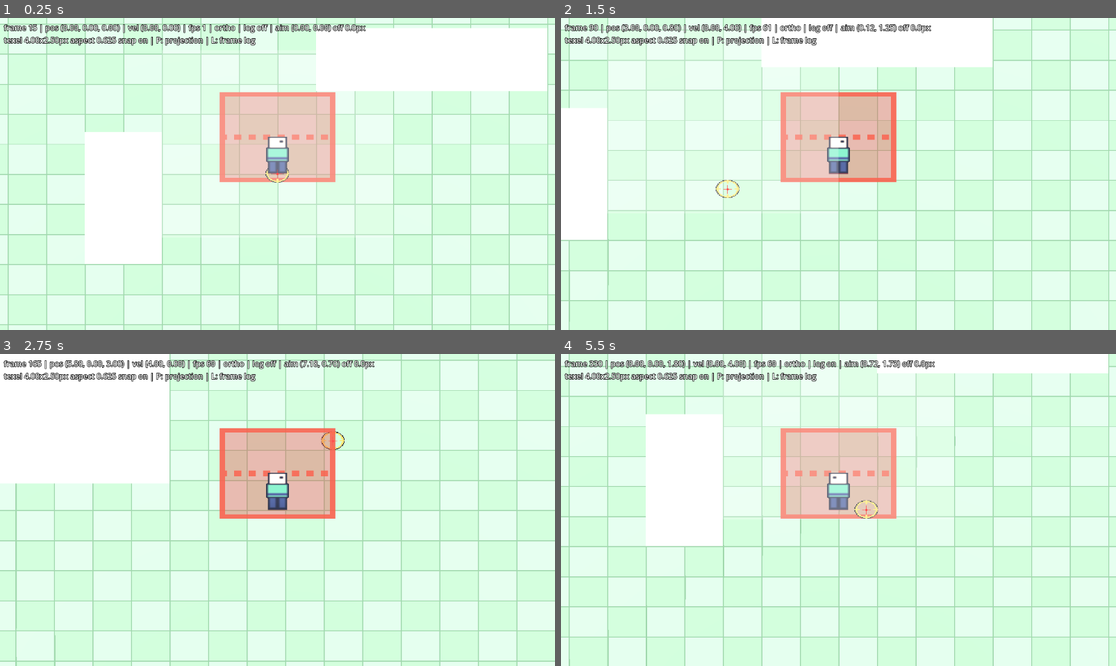
Above: before the commit, frames 1-4 (two rows, left to right).
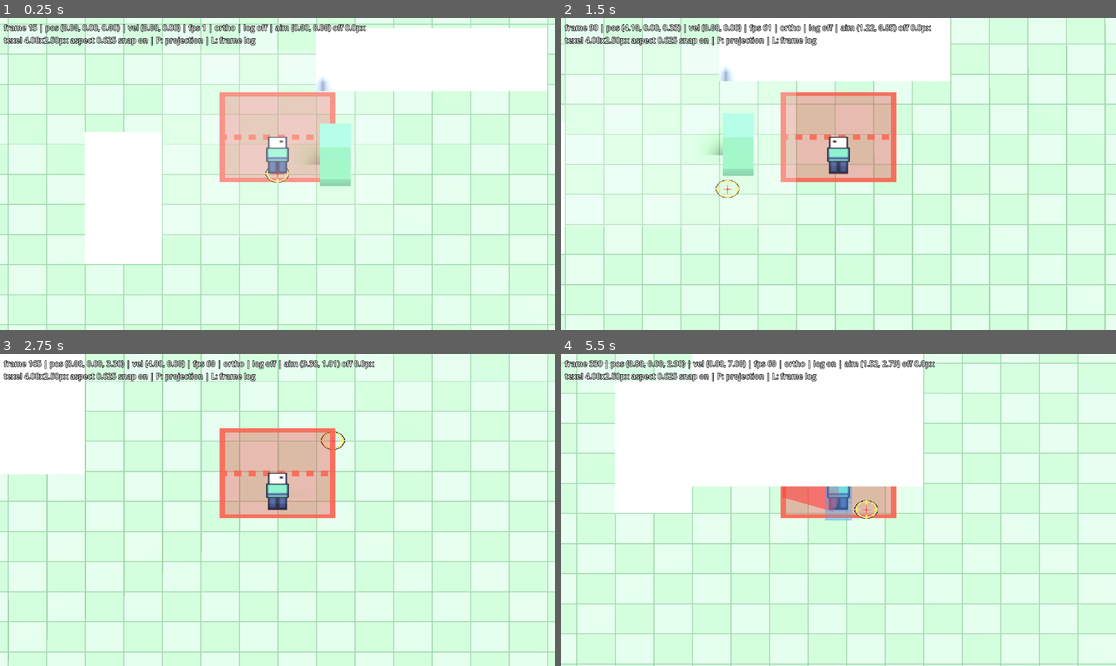
Above: after the commit, the same moments.

Repository: Duzng510/hd2d-adventure
Game: Godot game, scene res://scenes/phase_a/phase_a_playground.tscn
Two runs of this game, one before a commit and one after it. Both use one fixed random seed, a clock stepped at 60 frames per second and the inputs below.
Inputs (mouse positions are in pixels of both pictures, inside the frame that each line leads up to):
- Up to frame 1 (0.25 s): no input
- Up to frame 2 (1.5 s): tap Enter at 0.5 s; move the mouse to (960, 158) at 0.52 s; hold D (move_right) 0.53-1.28 s; tap Space (dodge) at 0.6 s; click (960, 158) at 0.8 s; move the mouse to (727, 189) at 1.27 s; hold S (move_down) from 1.28 s (still down); click (727, 189) at 1.35 s
- Up to frame 3 (2.75 s): tap Space (dodge) at 1.55, 2.1 s; move the mouse to (333, 441) at 2.02 s; release S (move_down) at 2.03 s; hold D (move_right) from 2.03 s (still down); click (333, 441) at 2.3 s
- Up to frame 4 (5.5 s): move the mouse to (810, 572) at 2.77 s; release D (move_right) at 2.78 s; hold W (move_up) 2.78-3.53 s; click (810, 572) at 2.85 s; tap Space (dodge) at 3.05, 3.6, 4.55, 5.1 s; move the mouse to (1005, 556) at 3.52 s; hold A (move_left) 3.53-5.03 s; click (1005, 556) at 3.8 s; tap F1 (debug_toggle_hitboxes) at 4.15 s; move the mouse to (672, 463) at 4.27 s; click (672, 463) at 4.35 s; tap L (debug_toggle_log) at 4.9 s; move the mouse to (866, 510) at 5.02 s; hold S (move_down) from 5.03 s (still down); click (866, 510) at 5.3 s

The runs differ from the first frame. In frame 1, 1.2% of the frame differs, in the area x 55-64%, y 18-54%; in frame 2, 17%; in frame 3, 16%; in frame 4, 26%, in the area x 0-100%, y 0-100%.

Commit message:
T-010 Wire player combat with mouse-snapshot hitbox and hitstop
- PlayerCombat drives the kernel states: buffered light attack, 3-hit
  combo in recovery, dodge from recovery with movement override, and
  hitstop handled by a central CombatDirector (max-overlap policy).
- Attack direction uses the user-approved mouse snapshot (D-010);
  damage resolves via a space query using the real hitbox shape and
  transform, gated to active ticks and HitRegistry.
- Scene adds player hurtbox/attack hitbox Area3D on layers 3/5, a
  placeholder TrainingDummy on layer 6, and an F1 overlay built from
  the actual CollisionShape3D boxes.
- Combat log CSV (user://) with sim frames, attack ids and target ids;
  evidence: 1 hit + 1 damage per swing inside the active window,
  hitstop shifts active_end by 3 ticks.
- Validation: L1 9 scripts exit 0; L2 playground exit 0; L3 kernel 97
  checks exit 0 and negative exit 1; real-renderer capture exit 0 with
  5 reviewed PNGs + CSV.

Diff:
--- /dev/null
+++ b/docs/phase-b/evidence/t010/combat_log.csv
@@ -0,0 +1,7 @@
+frame,entity,event,attack_id,target_id,value
+22,player,input_light,0,0,0
+22,player,action_start,1,0,0
+26,player,active_start,1,0,0
+27,player,hit,1,1,0
+27,player,damage,1,1,10
+32,player,active_end,1,0,0
--- a/scenes/phase_a/phase_a_playground.tscn
+++ b/scenes/phase_a/phase_a_playground.tscn
@@ -6,6 +6,11 @@
 [ext_resource type="Script" path="res://scripts/phase_a/debug_hud.gd" id="4_hud"]
 [ext_resource type="Script" path="res://scripts/phase_a/aim_marker.gd" id="5_aim"]
 [ext_resource type="Script" path="res://scripts/phase_a/occlusion_fader.gd" id="6_fade"]
+[ext_resource type="Script" path="res://scripts/combat/combat_director.gd" id="7_director"]
+[ext_resource type="Script" path="res://scripts/combat/player_combat.gd" id="8_pcombat"]
+[ext_resource type="Script" path="res://scripts/combat/training_dummy.gd" id="9_dummy"]
+[ext_resource type="Script" path="res://scripts/combat/debug_hitboxes.gd" id="10_debughit"]
+[ext_resource type="Resource" path="res://scripts/combat/combat_tuning.tres" id="11_tuning"]
 
 [sub_resource type="ProceduralSkyMaterial" id="SkyMat"]
 sky_top_color = Color(0.35, 0.45, 0.6, 1)
@@ -54,6 +59,21 @@
 radius = 0.35
 height = 1.6
 
+[sub_resource type="BoxShape3D" id="HitboxShape"]
+size = Vector3(1.4, 0.8, 0.8)
+
+[sub_resource type="BoxShape3D" id="HurtboxShape"]
+size = Vector3(0.7, 1.6, 0.7)
+
+[sub_resource type="BoxShape3D" id="DummyShape"]
+size = Vector3(0.8, 1.6, 0.8)
+
+[sub_resource type="BoxMesh" id="DummyMesh"]
+size = Vector3(0.8, 1.6, 0.8)
+
+[sub_resource type="BoxMesh" id="SwingMesh"]
+size = Vector3(1.4, 0.08, 0.7)
+
 [node name="PhaseAPlayground" type="Node3D"]
 script = ExtResource("1_play")
 
@@ -108,6 +128,9 @@
 
 [node name="CollisionShape3D" type="CollisionShape3D" parent="Roof"]
 shape = SubResource("RoofShape")
+
+[node name="CombatDirector" type="Node3D" parent="."]
+script = ExtResource("7_director")
 
 [node name="Player" type="CharacterBody3D" parent="."]
 collision_layer = 2
@@ -130,6 +153,48 @@
 transform = Transform3D(1, 0, 0, 0, 0, 1, 0, -1, 0, 0, 0.03, -1.2)
 mesh = SubResource("TelegraphMesh")
 
+[node name="Hurtbox" type="Area3D" parent="Player" groups=["player_hurtbox"]]
+collision_layer = 16
+collision_mask = 0
+monitoring = false
+
+[node name="CollisionShape3D" type="CollisionShape3D" parent="Player/Hurtbox"]
+transform = Transform3D(1, 0, 0, 0, 1, 0, 0, 0, 1, 0, 0.8, 0)
+shape = SubResource("HurtboxShape")
+
+[node name="AttackHitbox" type="Area3D" parent="Player" groups=["player_attack"]]
+collision_layer = 4
+collision_mask = 32
+monitoring = false
+monitorable = false
+
+[node name="CollisionShape3D" type="CollisionShape3D" parent="Player/AttackHitbox"]
+transform = Transform3D(1, 0, 0, 0, 1, 0, 0, 0, 1, 0.7, 0.8, 0)
+shape = SubResource("HitboxShape")
+
+[node name="SwingArc" type="MeshInstance3D" parent="Player/AttackHitbox"]
+transform = Transform3D(1, 0, 0, 0, 1, 0, 0, 0, 1, 0.7, 0.9, 0)
+visible = false
+mesh = SubResource("SwingMesh")
+
+[node name="PlayerCombat" type="Node" parent="Player"]
+script = ExtResource("8_pcombat")
+tuning = ExtResource("11_tuning")
+
+[node name="TrainingDummy" type="Area3D" parent="." groups=["enemy_hurtbox"]]
+transform = Transform3D(1, 0, 0, 0, 1, 0, 0, 0, 1, 1.5, 0, 0)
+collision_layer = 32
+collision_mask = 0
+script = ExtResource("9_dummy")
+
+[node name="CollisionShape3D" type="CollisionShape3D" parent="TrainingDummy"]
+transform = Transform3D(1, 0, 0, 0, 1, 0, 0, 0, 1, 0, 0.8, 0)
+shape = SubResource("DummyShape")
+
+[node name="MeshInstance3D" type="MeshInstance3D" parent="TrainingDummy"]
+transform = Transform3D(1, 0, 0, 0, 1, 0, 0, 0, 1, 0, 0.8, 0)
+mesh = SubResource("DummyMesh")
+
 [node name="CameraRig" type="Camera3D" parent="."]
 script = ExtResource("3_cam")
 
@@ -141,3 +206,6 @@
 
 [node name="DebugHUD" type="CanvasLayer" parent="."]
 script = ExtResource("4_hud")
+
+[node name="DebugHitboxes" type="Node3D" parent="."]
+script = ExtResource("10_debughit")
--- /dev/null
+++ b/scenes/phase_b/capture_t010.tscn
@@ -0,0 +1,11 @@
+[gd_scene load_steps=3 format=3]
+
+[ext_resource type="PackedScene" path="res://scenes/phase_a/phase_a_playground.tscn" id="1_pg"]
+[ext_resource type="Script" path="res://scripts/phase_b/t010_capture_driver.gd" id="2_drv"]
+
+[node name="CaptureT010" type="Node"]
+
+[node name="PhaseAPlayground" parent="." instance=ExtResource("1_pg")]
+
+[node name="T010CaptureDriver" type="Node" parent="."]
+script = ExtResource("2_drv")
--- /dev/null
+++ b/scripts/combat/combat_director.gd
@@ -0,0 +1,34 @@
+class_name CombatDirector
+extends Node3D
+
+## Central sim clock, hitstop ownership and combat log for the encounter.
+
+@export var log_path: String = "user://combat_log.csv"
+
+var sim_frame: int = 0
+var frozen_tick: bool = false
+var hitstop := HitstopController.new()
+var log := CombatLog.new()
+
+
+func _ready() -> void:
+	process_priority = -20
+	log.open(log_path)
+
+
+func _physics_process(_delta: float) -> void:
+	sim_frame += 1
+	frozen_tick = hitstop.tick()
+
+
+func request_hitstop(frames: int) -> void:
+	hitstop.request(frames)
+
+
+func log_event(entity: StringName, event_name: StringName, attack_id: int = 0, target_id: int = 0, value: int = 0) -> void:
+	log.event(sim_frame, entity, event_name, attack_id, target_id, value)
+
+
+func reset() -> void:
+	hitstop.reset()
+	frozen_tick = false
--- /dev/null
+++ b/scripts/combat/combat_log.gd
@@ -0,0 +1,30 @@
+class_name CombatLog
+extends RefCounted
+
+var path: String = ""
+
+var _file: FileAccess
+
+
+func open(log_path: String) -> void:
+	path = log_path
+	_file = FileAccess.open(path, FileAccess.WRITE)
+	if _file == null:
+		push_warning("CombatLog: cannot open %s" % path)
+		return
+	_file.store_line("frame,entity,event,attack_id,target_id,value")
+
+
+func event(sim_frame: int, entity: StringName, event_name: StringName, attack_id: int = 0, target_id: int = 0, value: int = 0) -> void:
+	if _file == null:
+		return
+	var line := "%d,%s,%s,%d,%d,%d" % [sim_frame, entity, event_name, attack_id, target_id, value]
+	_file.store_line(line)
+	_file.flush()
+	print(line)
+
+
+func close() -> void:
+	if _file != null:
+		_file.close()
+		_file = null
--- /dev/null
+++ b/scripts/combat/debug_hitboxes.gd
@@ -0,0 +1,65 @@
+class_name DebugHitboxes
+extends Node3D
+
+## F1 overlay built from the actual Area3D CollisionShape3D boxes, never approximations.
+
+const ATTACK_GROUPS: Array[StringName] = [&"player_attack", &"enemy_attack"]
+const HURTBOX_GROUPS: Array[StringName] = [&"player_hurtbox", &"enemy_hurtbox"]
+const ATTACK_COLOR := Color(1.0, 0.2, 0.2, 0.35)
+const HURTBOX_COLOR := Color(0.2, 0.5, 1.0, 0.3)
+
+var _overlays: Array[MeshInstance3D] = []
+
+
+func _ready() -> void:
+	for group in ATTACK_GROUPS:
+		_build_group(group, ATTACK_COLOR)
+	for group in HURTBOX_GROUPS:
+		_build_group(group, HURTBOX_COLOR)
+	set_overlays_visible(false)
+
+
+func set_overlays_visible(value: bool) -> void:
+	for overlay in _overlays:
+		overlay.visible = value
+
+
+func is_overlay_visible() -> bool:
+	return _overlays.size() > 0 and _overlays[0].visible
+
+
+func _unhandled_input(event: InputEvent) -> void:
+	if event.is_action_pressed(&"debug_toggle_hitboxes"):
+		set_overlays_visible(not is_overlay_visible())
+
+
+func _build_group(group: StringName, color: Color) -> void:
+	for node in get_tree().get_nodes_in_group(group):
+		var area := node as Area3D
+		if area == null:
+			continue
+		for child in area.get_children():
+			var shape_node := child as CollisionShape3D
+			if shape_node == null:
+				continue
+			var box := shape_node.shape as BoxShape3D
+			if box == null:
+				continue
+			_add_overlay(area, shape_node, box, color)
+
+
+func _add_overlay(area: Area3D, shape_node: CollisionShape3D, box: BoxShape3D, color: Color) -> void:
+	var mesh := MeshInstance3D.new()
+	var box_mesh := BoxMesh.new()
+	box_mesh.size = box.size
+	mesh.mesh = box_mesh
+	mesh.transform = shape_node.transform
+	mesh.cast_shadow = GeometryInstance3D.SHADOW_CASTING_SETTING_OFF
+	var material := StandardMaterial3D.new()
+	material.shading_mode = BaseMaterial3D.SHADING_MODE_UNSHADED
+	material.transparency = BaseMaterial3D.TRANSPARENCY_ALPHA
+	material.albedo_color = color
+	material.cull_mode = BaseMaterial3D.CULL_DISABLED
+	mesh.material_override = material
+	area.add_child(mesh)
+	_overlays.append(mesh)
--- /dev/null
+++ b/scripts/combat/hitstop.gd
@@ -0,0 +1,21 @@
+class_name HitstopController
+extends RefCounted
+
+## Combat-wide hitstop counter; overlapping requests take max, never sum.
+
+var remaining: int = 0
+
+
+func request(frames: int) -> void:
+	remaining = maxi(remaining, frames)
+
+
+func tick() -> bool:
+	if remaining <= 0:
+		return false
+	remaining -= 1
+	return true
+
+
+func reset() -> void:
+	remaining = 0
--- /dev/null
+++ b/scripts/combat/player_combat.gd
@@ -0,0 +1,227 @@
+class_name PlayerCombat
+extends Node
+
+## Player combat wiring: kernel states, snapshot-aim hitbox, combat log, hitstop.
+## Runs at priority -10 so movement lock/override reach PlayerController the same tick.
+
+const ENEMY_HURTBOX_MASK := 32
+
+@export var tuning: CombatTuning
+@export var director_path: NodePath = NodePath("../../CombatDirector")
+@export var aim_path: NodePath = NodePath("../../AimMarker")
+@export var hitbox_path: NodePath = NodePath("../AttackHitbox")
+@export var hitbox_shape_path: NodePath = NodePath("../AttackHitbox/CollisionShape3D")
+@export var swing_visual_path: NodePath = NodePath("../AttackHitbox/SwingArc")
+
+var health: Health
+
+var _player: PlayerController
+var _director: CombatDirector
+var _aim: AimMarker
+var _hitbox: Area3D
+var _hitbox_shape: CollisionShape3D
+var _swing: MeshInstance3D
+
+var _attack: AttackState
+var _buffer: InputBuffer
+var _dodge: DodgeState
+var _registry := HitRegistry.new()
+
+var _combat_frame: int = 0
+var _swing_id: int = 0
+var _attack_dir := Vector3.RIGHT
+var _dodge_dir := Vector3.RIGHT
+var _was_active: bool = false
+
+
+func _ready() -> void:
+	process_priority = -10
+	_player = get_parent()
+	_director = get_node(director_path)
+	_aim = get_node(aim_path)
+	_hitbox = get_node(hitbox_path)
+	_hitbox_shape = get_node(hitbox_shape_path)
+	_swing = get_node_or_null(swing_visual_path)
+	health = Health.new(tuning.player_max_hp)
+	_attack = AttackState.new(
+		tuning.light_startup_frames,
+		tuning.light_active_frames,
+		tuning.light_recovery_frames,
+		tuning.combo_window_frames,
+		tuning.light_combo_hits
+	)
+	_buffer = InputBuffer.new(tuning.input_buffer_frames)
+	_dodge = DodgeState.new(tuning.dodge_total_frames, tuning.dodge_iframe_frames)
+	_hitbox.monitoring = false
+	if _swing != null:
+		_swing.visible = false
+		var material := StandardMaterial3D.new()
+		material.shading_mode = BaseMaterial3D.SHADING_MODE_UNSHADED
+		material.transparency = BaseMaterial3D.TRANSPARENCY_ALPHA
+		material.albedo_color = Color(0.6, 0.85, 1.0, 0.5)
+		material.cull_mode = BaseMaterial3D.CULL_DISABLED
+		_swing.material_override = material
+
+
+func _physics_process(_delta: float) -> void:
+	if _director.frozen_tick:
+		_capture_frozen_input()
+		_set_locked(true, Vector3.ZERO)
+		return
+	_combat_frame += 1
+	_capture_input()
+	if Input.is_action_just_pressed(&"dodge") and _can_dodge():
+		_start_dodge()
+		return
+	if _dodge.is_active():
+		_tick_dodge()
+		return
+	if _attack.is_attacking():
+		_tick_attack()
+		return
+	_try_start_from_locomotion()
+
+
+func attack_phase() -> AttackState.Phase:
+	return _attack.phase
+
+
+func current_swing_id() -> int:
+	return _swing_id
+
+
+func _capture_input() -> void:
+	if Input.is_action_just_pressed(&"light_attack"):
+		_director.log_event(&"player", &"input_light")
+		_buffer.push(_combat_frame)
+	if Input.is_action_just_pressed(&"dodge"):
+		_director.log_event(&"player", &"input_dodge")
+	if _buffer.has_pending() and not _buffer.is_valid(_combat_frame):
+		_buffer.clear()
+
+
+func _capture_frozen_input() -> void:
+	if Input.is_action_just_pressed(&"light_attack"):
+		_director.log_event(&"player", &"input_light")
+		_buffer.push(_combat_frame + 1)
+	if Input.is_action_just_pressed(&"dodge"):
+		_director.log_event(&"player", &"input_dodge")
+
+
+func _try_start_from_locomotion() -> void:
+	if _buffer.has_pending() and _buffer.consume(_combat_frame):
+		_start_attack(1)
+	else:
+		_set_locked(false, Vector3.ZERO)
+
+
+func _start_attack(combo_index: int) -> void:
+	_swing_id += 1
+	_attack.start(combo_index)
+	_attack_dir = _aim_direction()
+	_player.facing = 1 if _attack_dir.x >= 0.0 else -1
+	_hitbox.rotation.y = atan2(-_attack_dir.z, _attack_dir.x)
+	_was_active = false
+	_set_active_visuals(false)
+	_set_locked(true, Vector3.ZERO)
+	_director.log_event(&"player", &"action_start", _swing_id)
+
+
+func _tick_attack() -> void:
+	if _attack.is_active():
+		_resolve_hits()
+	_attack.tick()
+	var active_now := _attack.is_active()
+	if active_now and not _was_active:
+		_director.log_event(&"player", &"active_start", _swing_id)
+		_set_active_visuals(true)
+	elif _was_active and not active_now:
+		_director.log_event(&"player", &"active_end", _swing_id)
+		_set_active_visuals(false)
+	_was_active = active_now
+	if not _attack.is_attacking():
+		_set_locked(false, Vector3.ZERO)
+		return
+	_set_locked(true, Vector3.ZERO)
+	if _attack.can_combo() and _buffer.has_pending() and _buffer.is_valid(_combat_frame):
+		if _buffer.consume(_combat_frame):
+			_start_attack(_attack.combo_index + 1)
+
+
+func _resolve_hits() -> void:
+	var shape := _hitbox_shape.shape
+	if shape == null:
+		return
+	var params := PhysicsShapeQueryParameters3D.new()
+	params.shape = shape
+	params.transform = _hitbox.global_transform * _hitbox_shape.transform
+	params.collision_mask = ENEMY_HURTBOX_MASK
+	params.collide_with_areas = true
+	params.collide_with_bodies = false
+	var hits := _player.get_world_3d().direct_space_state.intersect_shape(params, 8)
+	for hit in hits:
+		var area := hit.collider as Area3D
+		if area == null or not area.is_in_group(&"enemy_hurtbox"):
+			continue
+		var target_id := 0
+		if area.get(&"target_id") != null:
+			target_id = int(area.get(&"target_id"))
+		if not _registry.try_register(_swing_id, target_id):
+			continue
+		var applied := 0
+		if area.has_method(&"apply_hit"):
+			applied = int(area.call(&"apply_hit", tuning.light_damage))
+		_director.log_event(&"player", &"hit", _swing_id, target_id)
+		_director.log_event(&"player", &"damage", _swing_id, target_id, applied)
+		_director.request_hitstop(tuning.hitstop_frames)
+
+
+func _can_dodge() -> bool:
+	if _dodge.is_active():
+		return false
+	if not _attack.is_attacking():
+		return true
+	return _attack.phase == AttackState.Phase.RECOVERY
+
+
+func _start_dodge() -> void:
+	if _attack.is_attacking():
+		_attack.cancel()
+		_was_active = false
+		_set_active_visuals(false)
+	_buffer.clear()
+	_dodge.start()
+	var input := Input.get_vector(&"move_left", &"move_right", &"move_up", &"move_down")
+	if input.length_squared() > 0.0001:
+		_dodge_dir = Vector3(input.x, 0.0, input.y).normalized()
+	else:
+		_dodge_dir = Vector3(float(_player.facing), 0.0, 0.0)
+	_director.log_event(&"player", &"action_start", 0)
+	_set_locked(true, _dodge_dir * tuning.dodge_speed)
+
+
+func _tick_dodge() -> void:
+	_dodge.tick()
+	if _dodge.is_active():
+		_set_locked(true, _dodge_dir * tuning.dodge_speed)
+	else:
+		_set_locked(false, Vector3.ZERO)
+
+
+func _aim_direction() -> Vector3:
+	if _aim != null and _aim.has_hit:
+		var direction := _aim.aim_point - _player.global_position
+		direction.y = 0.0
+		if direction.length_squared() > 0.0001:
+			return direction.normalized()
+	return Vector3(float(_player.facing), 0.0, 0.0)
+
+
+func _set_locked(locked: bool, override_velocity: Vector3) -> void:
+	_player.movement_locked = locked
+	_player.override_velocity = override_velocity
+
+
+func _set_active_visuals(active: bool) -> void:
+	if _swing != null:
+		_swing.visible = active
--- /dev/null
+++ b/scripts/combat/training_dummy.gd
@@ -0,0 +1,43 @@
+class_name TrainingDummy
+extends Area3D
+
+## Placeholder target for T-010 hit/capture evidence; the Grunt replaces it in T-011.
+
+@export var target_id: int = 1
+@export var max_hp: int = 1000
+
+var health: Health
+
+@onready var _mesh: MeshInstance3D = $MeshInstance3D
+
+var _material: StandardMaterial3D
+var _flash_frames: int = 0
+
+const BASE_COLOR := Color(0.32, 0.55, 0.38)
+
+
+func _ready() -> void:
+	health = Health.new(max_hp)
+	_material = StandardMaterial3D.new()
+	_material.albedo_color = BASE_COLOR
+	_mesh.material_override = _material
+
+
+func apply_hit(amount: int) -> int:
+	var applied := health.apply_damage(amount)
+	if applied > 0:
+		_flash_frames = 6
+	return applied
+
+
+func _physics_process(_delta: float) -> void:
+	if _flash_frames <= 0:
+		return
+	_flash_frames -= 1
+	_material.albedo_color = Color.WHITE if _flash_frames > 3 else BASE_COLOR
+
+
+func reset() -> void:
+	health.reset()
+	_flash_frames = 0
+	_material.albedo_color = BASE_COLOR
--- a/scripts/phase_a/player_controller.gd
+++ b/scripts/phase_a/player_controller.gd
@@ -6,6 +6,8 @@
 @export var camera_path: NodePath = NodePath("../CameraRig")
 
 var facing: int = 1
+var movement_locked: bool = false
+var override_velocity := Vector3.ZERO
 
 @onready var _sprite: Sprite3D = $Sprite3D
 @onready var _camera: CameraRig = get_node(camera_path)
@@ -18,9 +20,12 @@
 
 
 func _physics_process(_delta: float) -> void:
-	var input_vector := Input.get_vector(&"move_left", &"move_right", &"move_up", &"move_down")
-	velocity = MovementModel.compute_velocity(input_vector, speed)
-	facing = MovementModel.compute_facing(input_vector, facing)
+	if movement_locked:
+		velocity = override_velocity
+	else:
+		var input_vector := Input.get_vector(&"move_left", &"move_right", &"move_up", &"move_down")
+		velocity = MovementModel.compute_velocity(input_vector, speed)
+		facing = MovementModel.compute_facing(input_vector, facing)
 	_sprite.flip_h = facing < 0
 	move_and_slide()
 	_update_sprite_visual()
--- /dev/null
+++ b/scripts/phase_b/t010_capture_driver.gd
@@ -0,0 +1,67 @@
+extends Node
+
+## T-010 evidence: D1 hitbox overlay before/after + startup/active/recovery frames.
+## Run with a real renderer:
+## <GODOT> --path . res://scenes/phase_b/capture_t010.tscn --resolution 1280x720 --fixed-fps 60
+
+const EVIDENCE_DIR := "res://docs/phase-b/evidence/t010/"
+
+var _combat: PlayerCombat
+var _director: CombatDirector
+var _debug: DebugHitboxes
+
+
+func _ready() -> void:
+	DirAccess.make_dir_recursive_absolute(EVIDENCE_DIR)
+	var playground := get_node("../PhaseAPlayground")
+	_combat = playground.get_node("Player/PlayerCombat")
+	_director = playground.get_node("CombatDirector")
+	_debug = playground.get_node("DebugHitboxes")
+	_run()
+
+
+func _run() -> void:
+	for _i in 10:
+		await get_tree().process_frame
+	Input.warp_mouse(Vector2(1150, 360))
+	for _i in 10:
+		await get_tree().process_frame
+	await _grab("d1_hitboxes_off.png")
+	_debug.set_overlays_visible(true)
+	await _grab("d1_hitboxes_on.png")
+	_debug.set_overlays_visible(false)
+	Input.action_press(&"light_attack")
+	await get_tree().physics_frame
+	Input.action_release(&"light_attack")
+	await get_tree().physics_frame
+	await _grab("swing_startup.png")
+	while _combat.attack_phase() != AttackState.Phase.ACTIVE:
+		await get_tree().physics_frame
+	await _grab("swing_active.png")
+	while _combat.attack_phase() != AttackState.Phase.RECOVERY:
+		await get_tree().physics_frame
+	await _grab("swing_recovery.png")
+	while _combat.attack_phase() != AttackState.Phase.NONE:
+		await get_tree().physics_frame
+	await _grab("attack_end.png")
+	_copy_log()
+	print("T-010 capture done: 5 PNGs + combat_log.csv -> %s" % EVIDENCE_DIR)
+	get_tree().quit(0)
+
+
+func _grab(filename: String) -> void:
+	await RenderingServer.frame_post_draw
+	var image := get_viewport().get_texture().get_image()
+	image.save_png(EVIDENCE_DIR + filename)
+
+
+func _copy_log() -> void:
+	var source := FileAccess.open(_director.log_path, FileAccess.READ)
+	if source == null:
+		print("T-010: cannot read ", _director.log_path)
+		return
+	var target := FileAccess.open(EVIDENCE_DIR + "combat_log.csv", FileAccess.WRITE)
+	if target != null:
+		target.store_string(source.get_as_text())
+		target.close()
+	source.close()
--- a/tests/test_combat_kernel.gd
+++ b/tests/test_combat_kernel.gd
@@ -19,6 +19,7 @@
 	_test_input_buffer(tuning)
 	_test_dodge()
 	_test_health()
+	_test_hitstop()
 	_test_hit_registry()
 	if _failures == 0:
 		print("PASS test_combat_kernel: %d checks" % _checks)
@@ -118,6 +119,19 @@
 	_check(health.hp == 100 and not health.is_dead(), "reset restores hp")
 
 
+func _test_hitstop() -> void:
+	var stop := HitstopController.new()
+	stop.request(3)
+	_check(stop.tick(), "hitstop frozen tick 1")
+	stop.request(2)
+	_check(stop.tick(), "overlap policy keeps max remaining")
+	_check(stop.tick(), "hitstop frozen tick 3")
+	_check(not stop.tick(), "hitstop released after 3 ticks")
+	stop.request(1)
+	stop.reset()
+	_check(not stop.tick(), "reset clears hitstop")
+
+
 func _test_hit_registry() -> void:
 	var registry := HitRegistry.new()
 	registry.enforce = not _negative
Binary file added: docs/phase-b/evidence/t010/attack_end.png
Not shown, added: docs/phase-b/evidence/t010/attack_end.png.import
Binary file added: docs/phase-b/evidence/t010/combat_log.attack.translation
Not shown, added: docs/phase-b/evidence/t010/combat_log.csv.import
Binary file added: docs/phase-b/evidence/t010/combat_log.entity.translation
Binary file added: docs/phase-b/evidence/t010/combat_log.event.translation
Binary file added: docs/phase-b/evidence/t010/combat_log.target.translation
Binary file added: docs/phase-b/evidence/t010/combat_log.value.translation
Binary file added: docs/phase-b/evidence/t010/d1_hitboxes_off.png
Not shown, added: docs/phase-b/evidence/t010/d1_hitboxes_off.png.import
Binary file added: docs/phase-b/evidence/t010/d1_hitboxes_on.png
Not shown, added: docs/phase-b/evidence/t010/d1_hitboxes_on.png.import
(and 16 more such lines)
